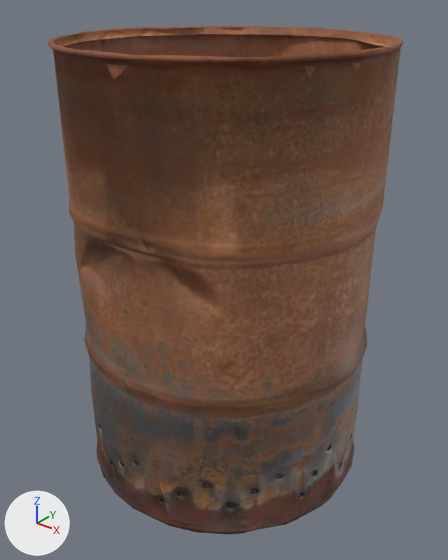
Two versions of the glTF model storby/assets/barrel_stove.glb, one commit apart.
The view is the same before and after, from a camera (50 mm lens) standing at (0.708, -0.89, 0.945) and looking at (0.006, -0.012, 0.401). Lighting does not change. The marker at lower left points along +X, +Y and +Z. The first picture is the older version. Where no turn or scale is listed for an object, it has been applied to the vertices. Vertices at exactly the same position are counted once.

The first picture shows 'barrel_stove'.
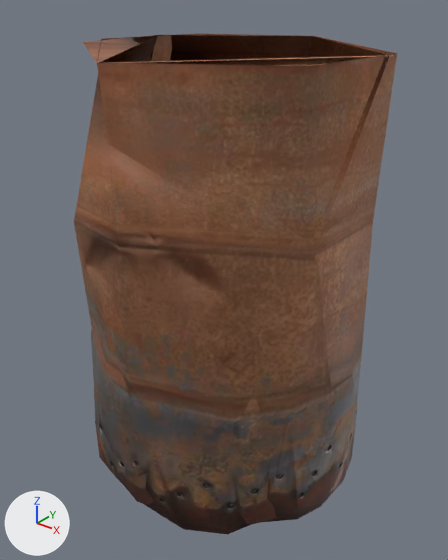
Where the change shows, as pixel boxes [x1, y1, x2, y2] in the pictures (448 x 560 px):
'barrel_stove', reshaped (9% narrower)
    before: [48, 26, 404, 535]
    after: [74, 34, 397, 535]
part 1 of me_cylinder_007, deleted
    before: [64, 27, 313, 55]
part 2 of me_cylinder_007, deleted (brown)
    before: [48, 26, 404, 535]

What changed in the scene script:
```text
Change me_cylinder_007:
    used by ob_barrel_stove; location = (0.0, 0.0, 0.428)
    remove me_cylinder_007.from_pydata(...)  # 1533 vertices, 3047 faces; spans x -0.295..0.295, y -0.296..0.296, z -0.428..0.428
    add me_cylinder_007.from_pydata(...)  # 825 vertices, 1780 faces; spans x -0.291..0.29, y -0.289..0.289, z -0.428..0.412
    me_cylinder_007 part 1: the loose piece of 53 vertices spanning x -0.294..0.0, y -0.294..0.294, z 0.42..0.426 is deleted
    me_cylinder_007 part 2: 606 vertices removed from x -0.295..0.295, y -0.296..0.296, z -0.428..0.428
    other edits to the shape of me_cylinder_007 do not show in these pictures
```
